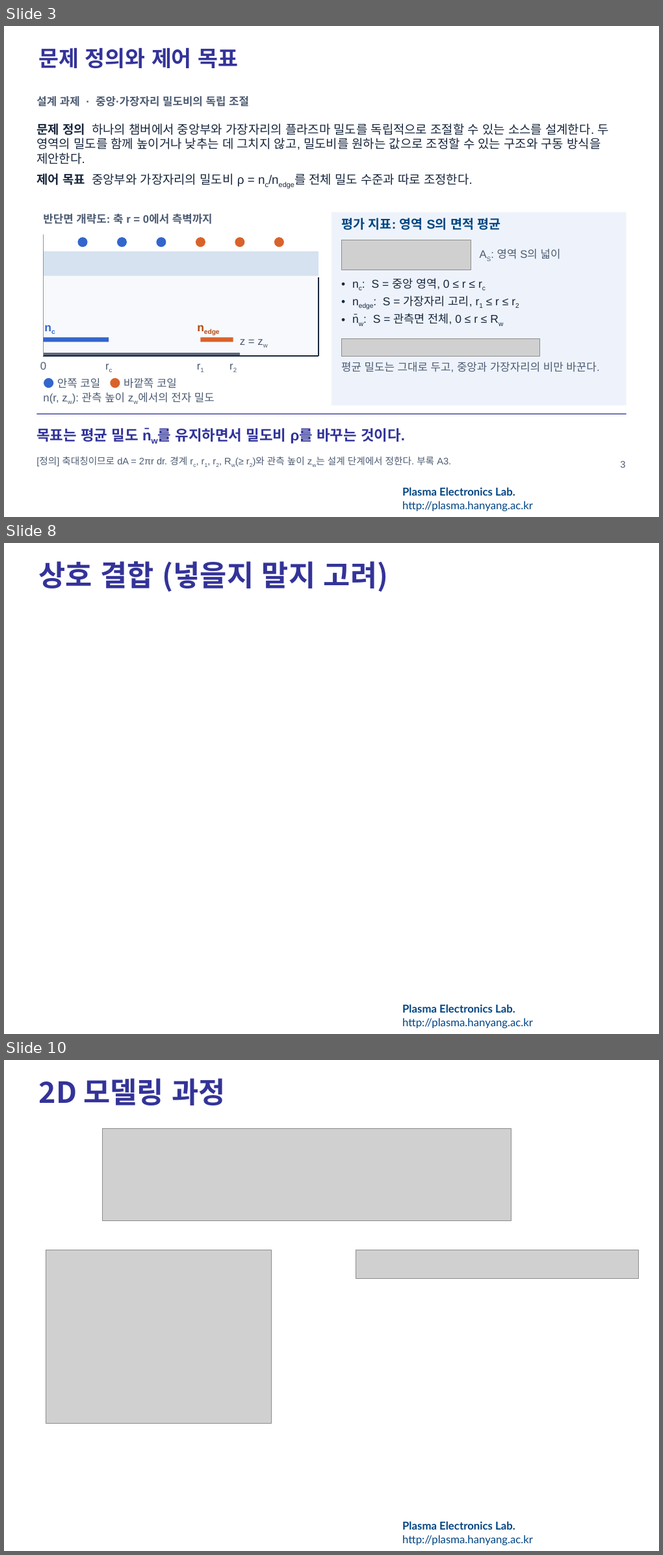
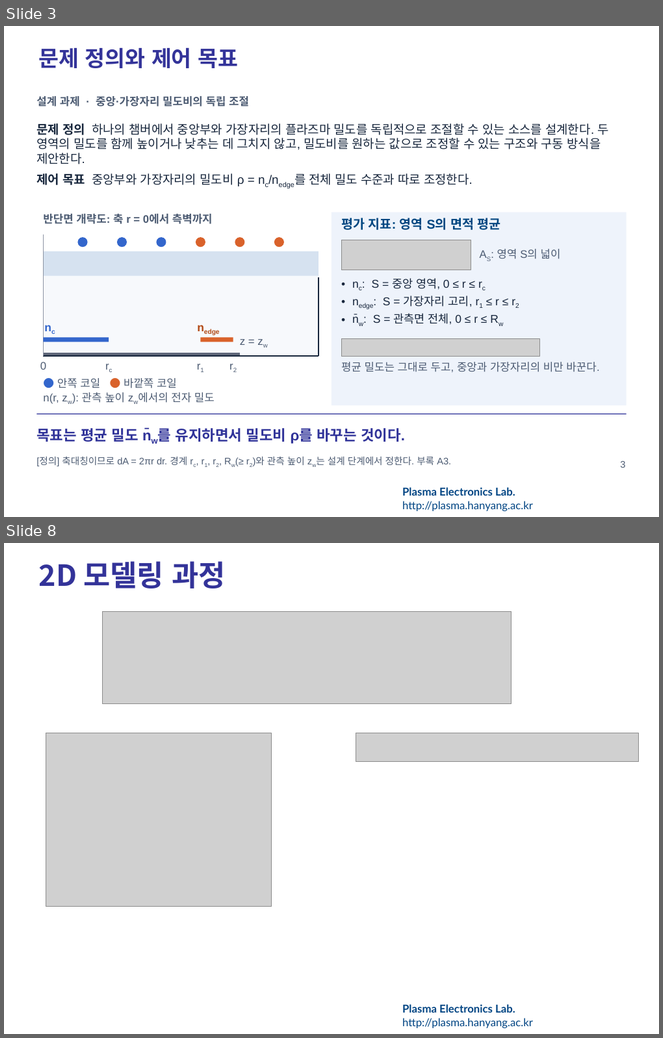
Before and after one commit to garlicjam-pyo/plasma, a slide deck: presentations/1차발표_README반영판.pptx. Shown one above the other, each under a label of ours: slides 3, 8 and 10 before the commit, slides 3 and 8 after it; the slides between them are not shown. The pictures are 663x1555 and 663x1038 pixels, drawn with LibreOffice and Linux fonts; fonts in the diff are those of the drawing; grey boxes stand for pictures; background and template pictures are left out. Boxes give left, top, right and bottom in pixels: in the first picture for what was removed or moved away, otherwise in the second. Text is boxed around its words. In the diff, an @@ line names an element or a change of style, - is before the commit and + after.

```diff
--- a/presentations/1차발표_README반영판.pptx
+++ b/presentations/1차발표_README반영판.pptx
@@ slide 8 removed at [4,543,659,1034], background #FFFFFF; not listed: 1 template element that a slide beside it also shows @@
@@ title removed at [39,561,389,592] @@
-상호 결합 (넣을지 말지 고려)
@@ what was slide 10 is now slide 8 @@
```
Also in this commit, not shown: 3 slides changed, 1 slide added, 2 other slides removed, 6 other files.
